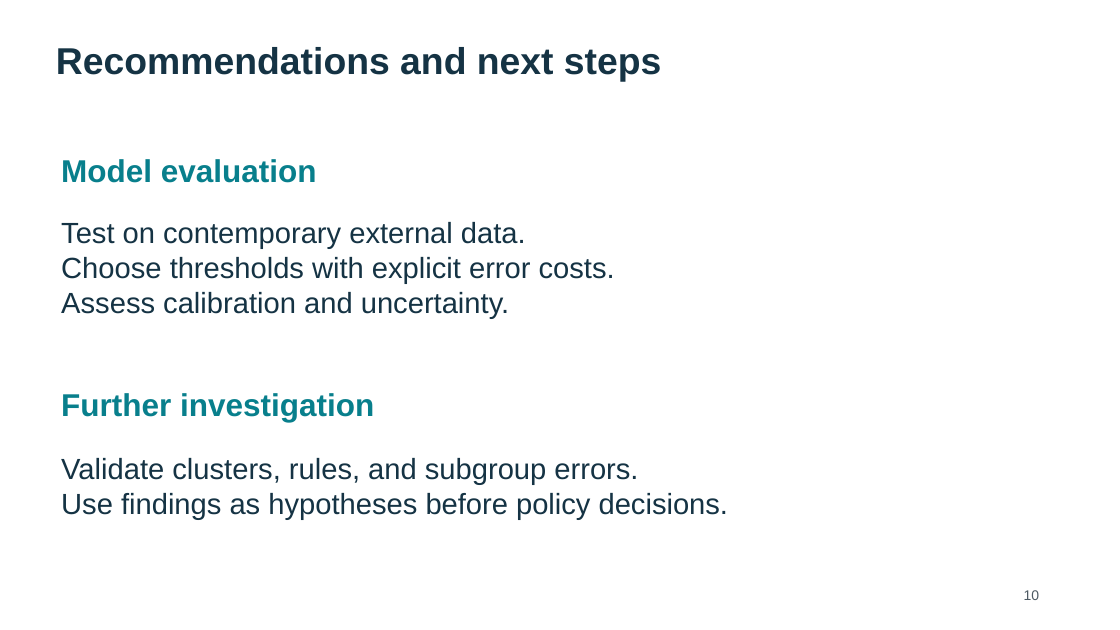
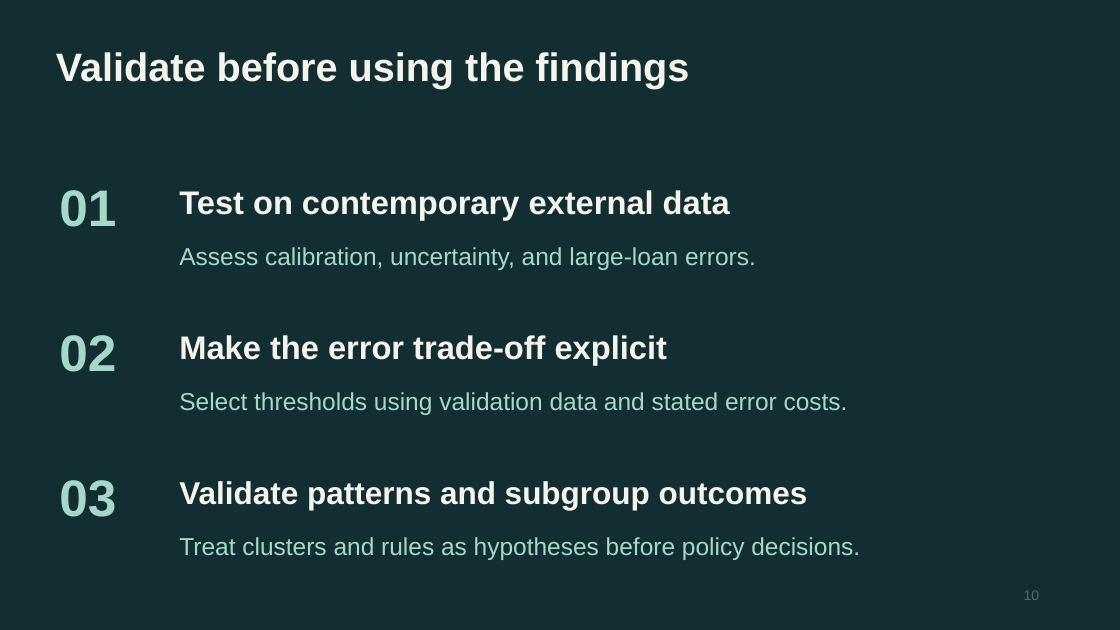
Before and after one commit to lebm646/MSCS_634_Deliverable_4, a slide deck: slide 10 of MSCS_634_Presentation.pptx. Drawn at 1120x630 pixels with LibreOffice and Linux fonts; fonts in the diff are those of the drawing. Boxes give left, top, right and bottom in pixels: in the first picture for what was removed or moved away, otherwise in the second. Text is boxed around its words. In the diff, an @@ line names an element or a change of style, - is before the commit and + after.

```diff
--- a/MSCS_634_Presentation.pptx
+++ b/MSCS_634_Presentation.pptx
@@ background #FFFFFF to #132E32 @@
@@ text removed at (56, 47, 661, 81) @@
-Recommendations and next steps
@@ text added at (56, 52, 689, 89), 34 pt, text #F6F3EB, bold @@
+Validate before using the findings
@@ text removed at (61, 159, 317, 183) @@
-Model evaluation
@@ text added at (59, 190, 116, 227), 44 pt, text #A6D8C7, bold @@
+01
@@ text at (179, 190, 730, 220): text changed; size 25 to 28 pt; text colour #153344 to #F6F3EB; bold on @@
-Test on contemporary external data.
-Choose thresholds with explicit error costs.
-Assess calibration and uncertainty.
+Test on contemporary external data
@@ text added at (179, 247, 756, 270), 21 pt, text #A6D8C7 @@
+Assess calibration, uncertainty, and large-loan errors.
@@ text added at (59, 335, 116, 372), 44 pt, text #A6D8C7, bold @@
+02
@@ text added at (179, 335, 667, 365), 28 pt, text #F6F3EB, bold @@
+Make the error trade-off explicit
@@ text removed at (61, 393, 374, 422) @@
-Further investigation
@@ text added at (179, 392, 848, 415), 21 pt, text #A6D8C7 @@
+Select thresholds using validation data and stated error costs.
@@ text added at (59, 480, 116, 517), 44 pt, text #A6D8C7, bold @@
+03
@@ text added at (179, 481, 808, 509), 27 pt, text #F6F3EB, bold @@
+Validate patterns and subgroup outcomes
@@ text at (179, 537, 860, 560): text changed; size 25 to 21 pt; text colour #153344 to #A6D8C7 @@
-Validate clusters, rules, and subgroup errors.
-Use findings as hypotheses before policy decisions.
+Treat clusters and rules as hypotheses before policy decisions.
@@ text "10" at (1024, 590, 1040, 600): text colour #4D5A63 to #586763 @@
```
Also in this commit, not shown: 10 other slides changed.
